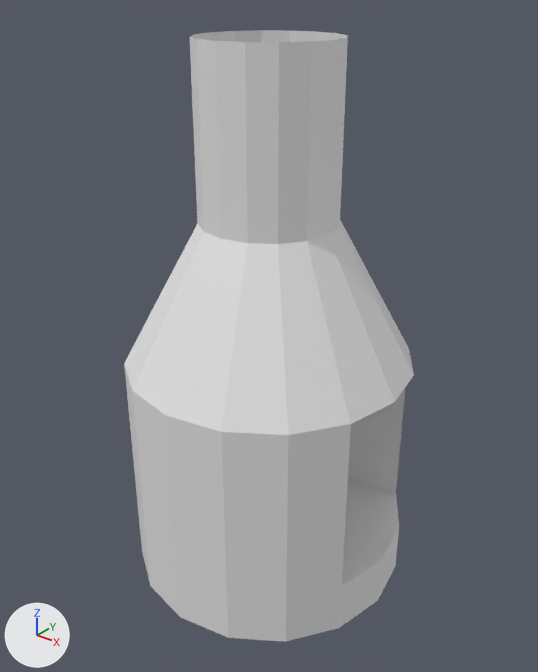
What one commit did to the FBX model Assets/FBX/furnace.fbx.
Camera for both pictures: a 50 mm camera at (1.242, -1.554, 1.74) aimed at (0.005, -0.008, 0.782). The axes (+X, +Y, +Z) are drawn at lower left. The lights are the same throughout. Where no turn or scale is listed for an object, it has been applied to the vertices.

In view in the first picture: 'Furnace'.
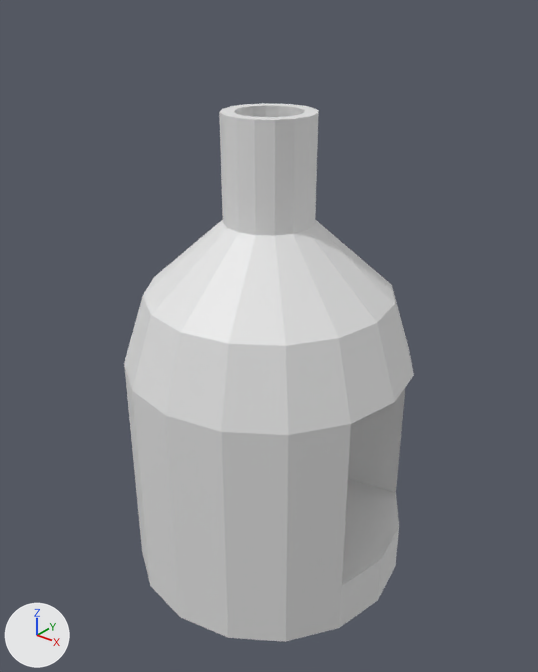
Boxes [x1, y1, x2, y2] around the edits, measured in the pictures (538 x 672 px):
```json
{"object": "Furnace", "change": "reshaped", "before": [124, 30, 414, 642], "after": [124, 103, 414, 642], "on screen": "12% shorter"}
{"part": 1, "of": "me_circle_006", "change": "built on", "before": [124, 30, 414, 435], "after": [124, 103, 414, 435]}
```

Edits to the scene script, one JSON object a line:
```json
{"block": "me_circle_006", "where": "# used by ob_furnace; location = (0.0, 0.0, 0.0)"}
{"op": "remove", "block": "me_circle_006", "code": "me_circle_006.from_pydata(...)  # 96 vertices, 80 faces; spans x -0.43..0.43, y -0.43..0.43, z 0.0..1.6"}
{"op": "add", "block": "me_circle_006", "code": "me_circle_006.from_pydata(...)  # 144 vertices, 128 faces; spans x -0.43..0.43, y -0.43..0.43, z 0.0..1.42"}
{"block": "me_circle_006", "change": "me_circle_006 part 1"}
{"block": "me_circle_006", "change": "16 faces are deleted"}
{"block": "me_circle_006", "change": "32 vertices move from x -0.2..0.2, y -0.2..0.2, z 1.13..1.6 to x -0.36..0.36, y -0.36..0.36, z 0.92..1.42"}
{"block": "me_circle_006", "change": "16 vertices are added at x -0.09..0.09, y -0.09..0.09, z 1.15"}
{"block": "me_circle_006", "change": "16 new vertices lie (0.0, 0.0, -0.29) away from vertices in x -0.2..0.2, y -0.2..0.2, z 1.6"}
{"block": "me_circle_006", "change": "16 new vertices lie (0.0, 0.0, 0.27) away from vertices in x -0.09..0.09, y -0.09..0.09, z 1.15"}
{"block": "me_circle_006", "change": "64 new faces join them"}
```
